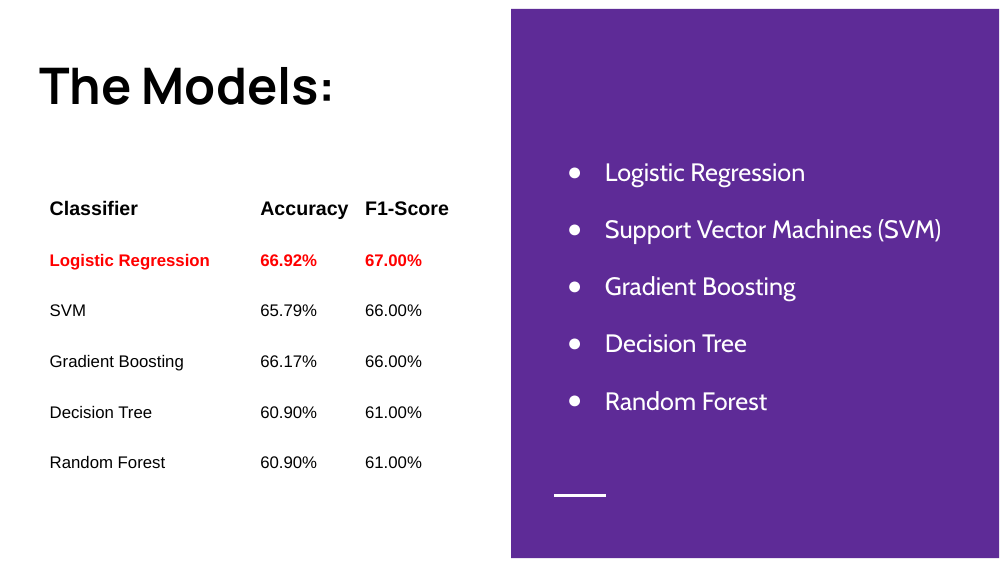
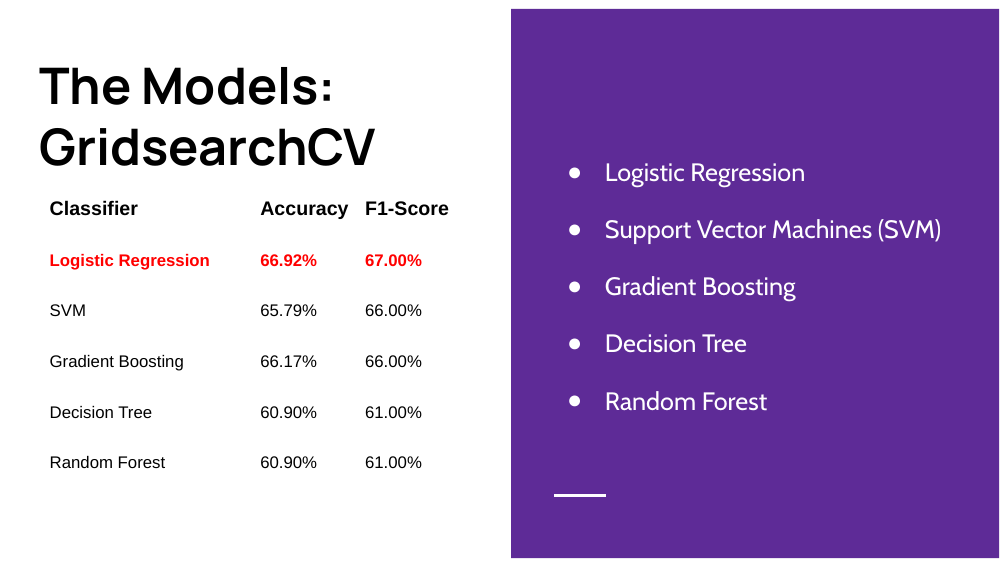
Before and after one commit to Alexander-sl-lee/Data-Science-Portfolio, a slide deck: slide 10 of General Assembly Projects/Capstone - Predicting AFL Winners/AFL Predictions.pptx (slide 7 before the commit). Drawn at 1008x567 pixels with LibreOffice and Linux fonts; fonts in the diff are those of the drawing. Boxes give left, top, right and bottom in pixels: in the first picture for what was removed or moved away, otherwise in the second. Text is boxed around its words. In the diff, an @@ line names an element or a change of style, - is before the commit and + after.

```diff
--- a/General Assembly Projects/Capstone - Predicting AFL Winners/AFL Predictions.pptx
+++ b/General Assembly Projects/Capstone - Predicting AFL Winners/AFL Predictions.pptx
@@ title at (x1=39, y1=128, x2=376, y2=166): paragraph added @@
+GridsearchCV
```
Also in this commit, not shown: 4 other slides changed, 10 slides added, 3 other files.
